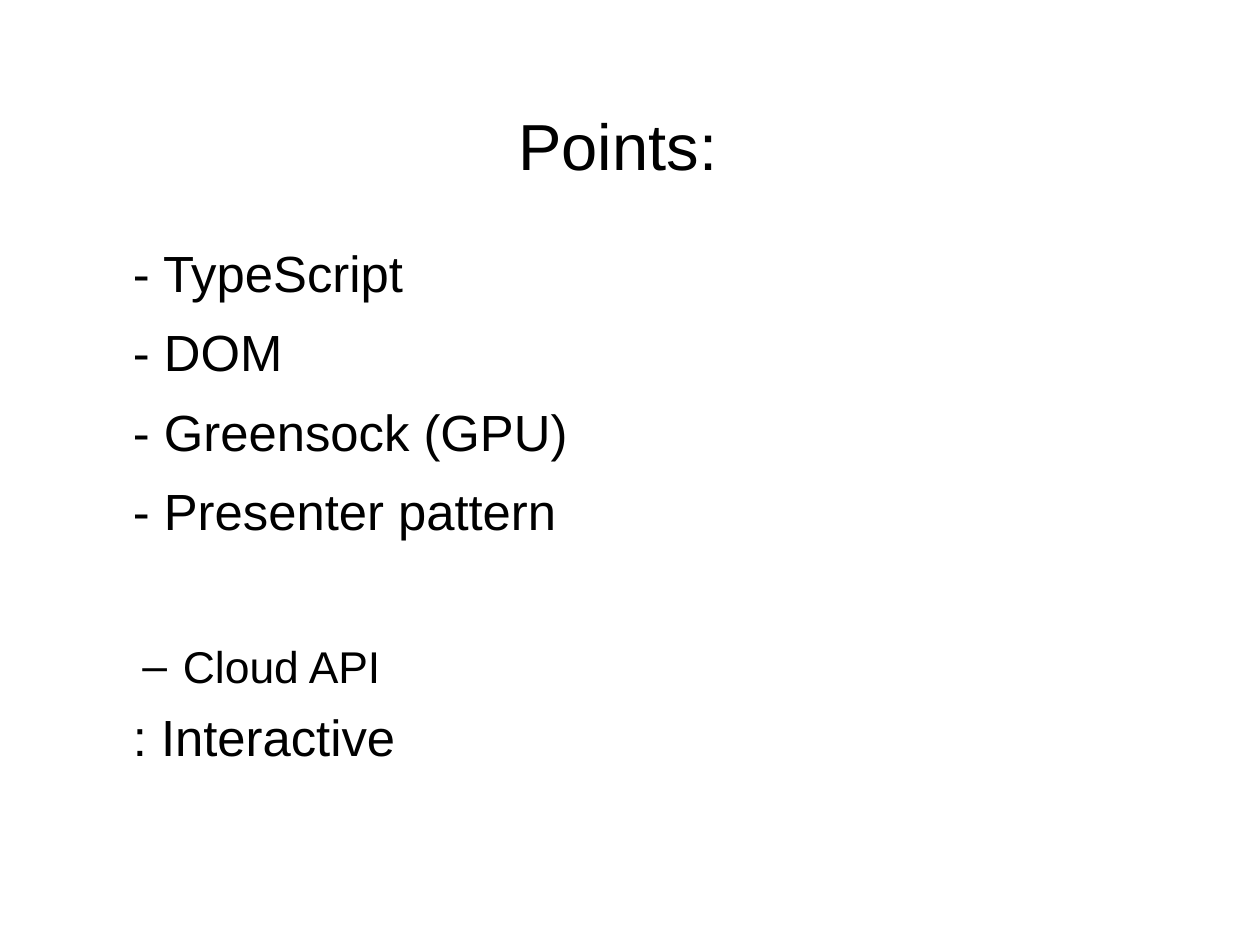
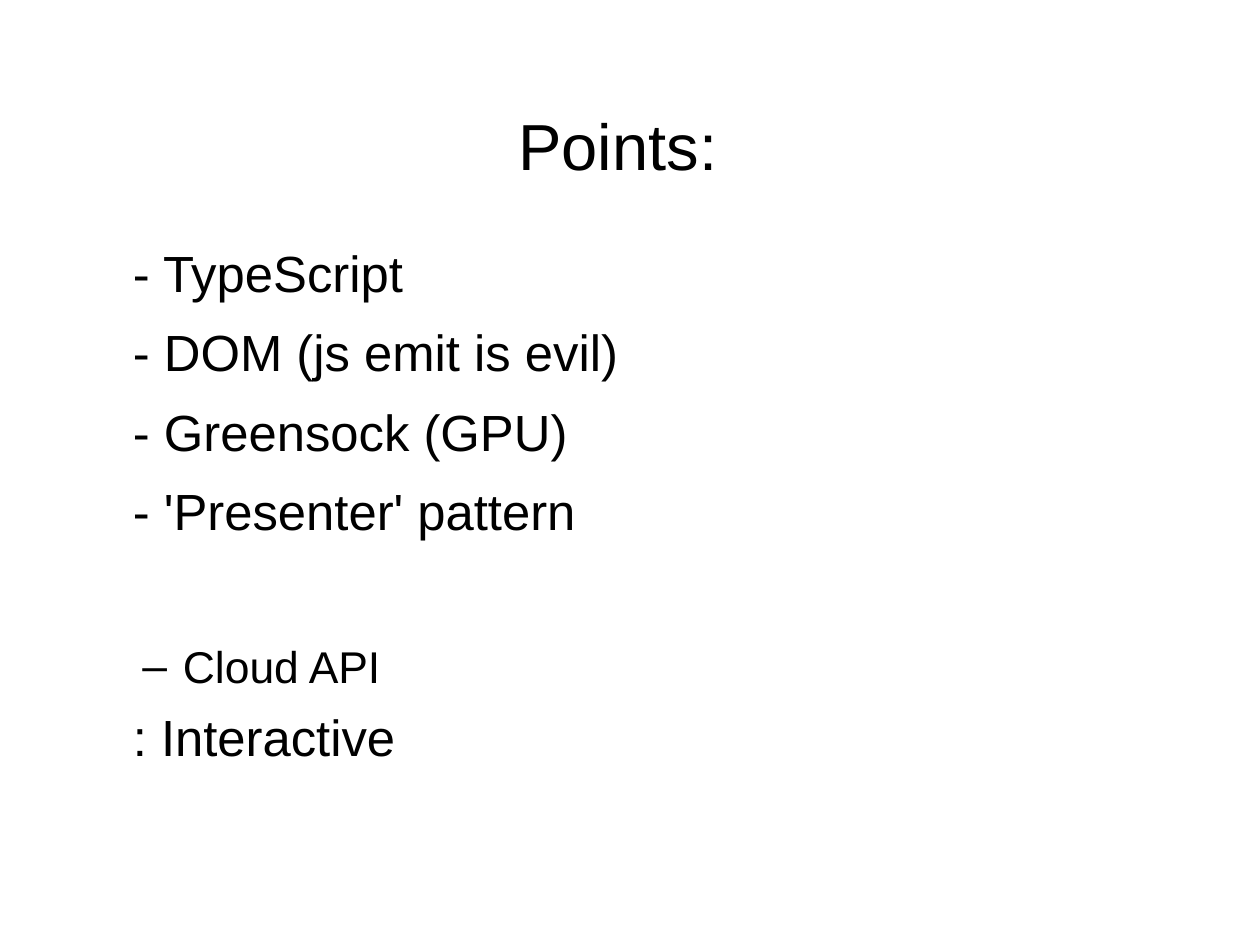
Before and after one commit to shawea/blueGrass, a slide deck: slide 29 of trainTheTrainer/2of2.odp (slide 24 before the commit). Drawn at 1260x945 pixels with LibreOffice and Linux fonts; fonts in the diff are those of the drawing; background and template pictures are left out. Boxes give left, top, right and bottom in pixels: in the first picture for what was removed or moved away, otherwise in the second. Text is boxed around its words. In the diff, an @@ line names an element or a change of style, - is before the commit and + after.

```diff
--- a/trainTheTrainer/2of2.odp
+++ b/trainTheTrainer/2of2.odp
@@ text at [164, 334, 618, 382]: text changed @@
-- DOM
+- DOM (js emit is evil)
@@ text at [164, 495, 575, 540]: text changed @@
-- Presenter pattern
+- 'Presenter' pattern
```
Also in this commit, not shown: 2 other slides changed, 5 slides added, 1 slide removed, 22 other files.
